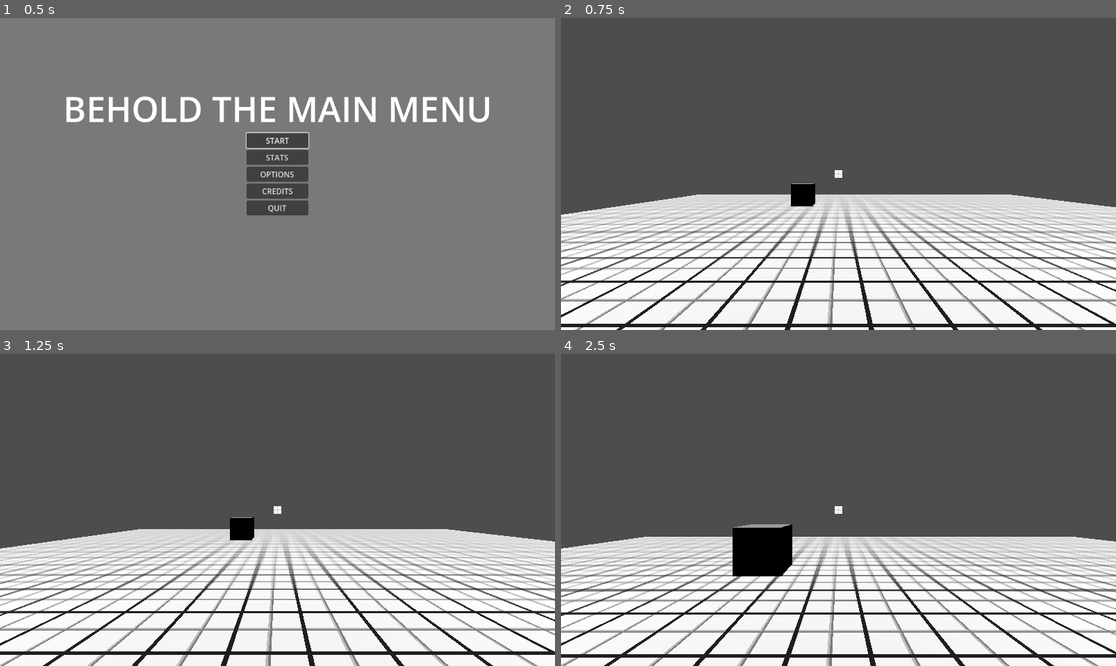
Above: before the commit, frames 1-4 (two rows, left to right).
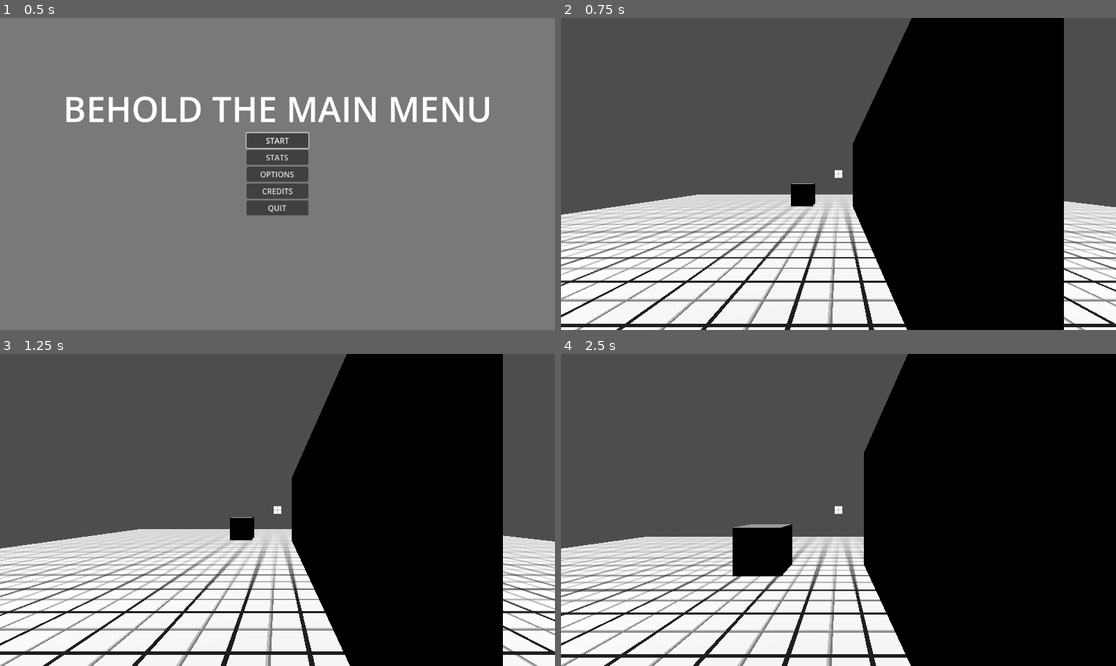
Above: after the commit, the same moments.

Repository: lucasrumney94/GodotGoneWild
Game: Godot game, scene res://Main/main_menu.tscn
Two runs of this game, one before a commit and one after it. Both use one fixed random seed, a clock stepped at 60 frames per second and the inputs below.
Inputs (mouse positions are in pixels of both pictures, inside the frame that each line leads up to):
- Up to frame 1 (0.5 s): no input
- Up to frame 2 (0.75 s): click "START" at 0.5 s
- Up to frame 3 (1.25 s): no input
- Up to frame 4 (2.5 s): tap Enter at 1.25 s; move the mouse to (866, 510) at 1.27 s; hold W (move_forward) from 1.28 s (still down); right-click (866, 510) at 1.35 s; tap Space (jump) at 1.52, 2.27 s; move the mouse to (810, 510) at 2.02 s; right-click (810, 510) at 2.1 s

Frame 1 is identical in both runs. In frame 2, 34% of the frame differs, in the area x 52-91%, y 0-100%; in frame 3, 34%; in frame 4, 43%, in the area x 54-100%, y 0-100%.

Commit message:
added a wall

Diff:
--- a/godot-wild-tower/Main/main_game.tscn
+++ b/godot-wild-tower/Main/main_game.tscn
@@ -10,6 +10,9 @@
 size = Vector3(28, 1, 28)
 
 [sub_resource type="BoxMesh" id="BoxMesh_hlqw6"]
+
+[sub_resource type="BoxShape3D" id="BoxShape3D_8aowc"]
+size = Vector3(1, 5, 10)
 
 [node name="MainGame" type="Node3D"]
 script = ExtResource("1_14x2i")
@@ -25,7 +28,18 @@
 material_override = ExtResource("1_ywoid")
 mesh = SubResource("BoxMesh_hlqw6")
 
-[node name="BasicEnemy" parent="Floor" instance=ExtResource("2_7gwpu")]
+[node name="Wall" type="StaticBody3D" parent="."]
+transform = Transform3D(1, 0, 0, 0, 1, 0, 0, 0, 1, -0.0784936, 1.58037, -2.15353)
+
+[node name="CollisionShape3D" type="CollisionShape3D" parent="Wall"]
+shape = SubResource("BoxShape3D_8aowc")
+
+[node name="MeshInstance3D" type="MeshInstance3D" parent="Wall"]
+transform = Transform3D(1, 0, 0, 0, 5, 0, 0, 0, 10, 0, 0, 0)
+material_override = ExtResource("1_ywoid")
+mesh = SubResource("BoxMesh_hlqw6")
+
+[node name="BasicEnemy" parent="." instance=ExtResource("2_7gwpu")]
 transform = Transform3D(1, 0, 0, 0, 1, 0, 0, 0, 1, -3.05701, 1.3938, -5.21895)
 
 [node name="Player" parent="." instance=ExtResource("1_27g07")]
Not shown: 1 places in godot-wild-tower/Main/main_game.tscn that only renumber resources
